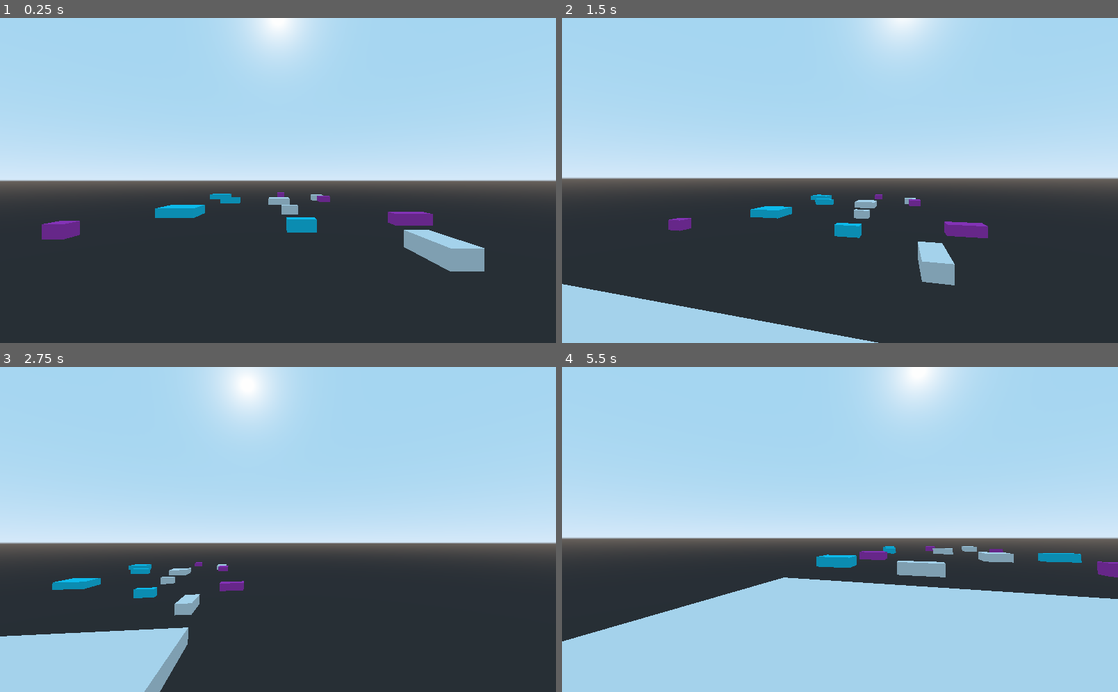
Above: before the commit, frames 1-4 (two rows, left to right).
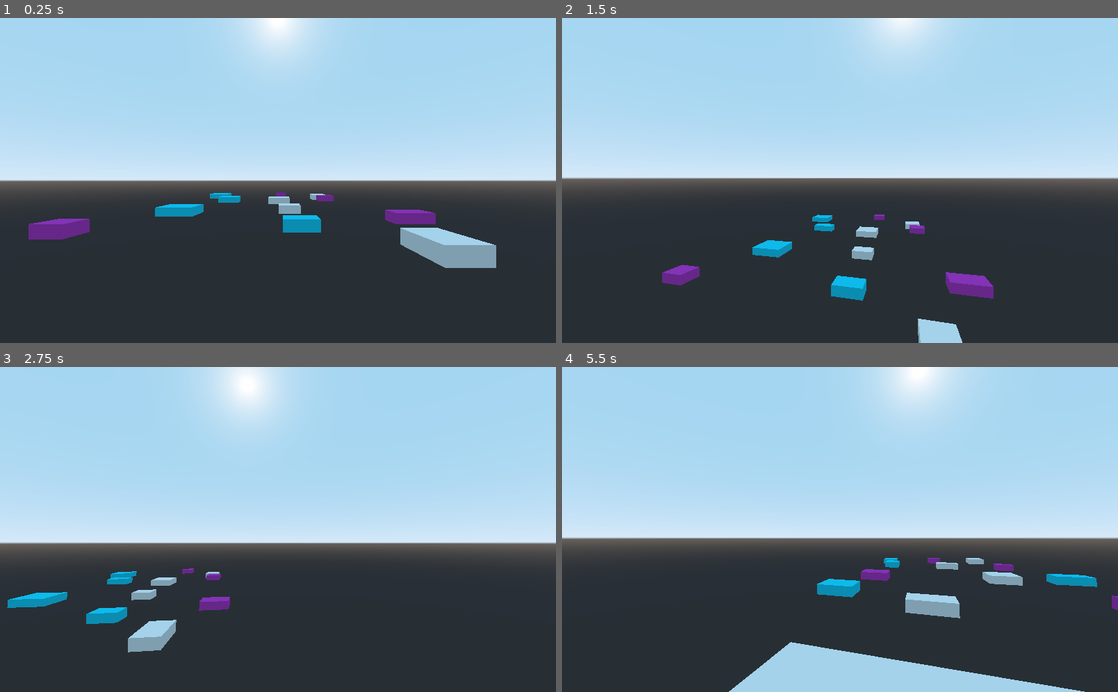
Above: after the commit, the same moments.

Repository: havoczephyr/jump_man
Game: Godot game, scene res://test_world.tscn
The game is run twice, just before and just after one commit, with the same random seed, the same clock (stepped at 60 frames per second) and the same inputs. The project has no main scene, so this scene is started directly.
Inputs (mouse positions are in pixels of both pictures, inside the frame that each line leads up to):
- Up to frame 1 (0.25 s): no input
- Up to frame 2 (1.5 s): move the mouse to (867, 180) at 0.52 s; hold D (move_right) 0.53-1.28 s; tap Space (jump) at 0.6, 0.77, 1.07 s; move the mouse to (812, 180) at 1.27 s; hold S (move_back) from 1.28 s (still down); tap W (move_forw) at 1.35 s
- Up to frame 3 (2.75 s): tap Space (jump) at 1.52, 1.55, 1.82, 2.1 s; move the mouse to (289, 523) at 2.02 s; release S (move_back) at 2.03 s; hold D (move_right) from 2.03 s (still down)
- Up to frame 4 (5.5 s): move the mouse to (834, 536) at 2.77 s; tap W (move_forw) at 2.85, 4.35 s; tap Space (jump) at 3.02, 3.05, 3.32, 3.6, 3.77, 4.07, 4.52, 4.55, 4.82, 5.1 s; move the mouse to (878, 532) at 3.52 s; release D (move_right) at 3.53 s; hold A (move_left) 3.53-5.03 s; tap ` (reload) at 4.15 s; move the mouse to (795, 526) at 4.27 s; move the mouse to (845, 529) at 5.02 s; hold S (move_back) from 5.03 s (still down)

The runs differ from the first frame. In frame 1, 1.3% of the frame differs, in the area x 5-90%, y 53-78%; in frame 2, 9.7%; in frame 3, 8.1%; in frame 4, 27%, in the area x 0-100%, y 55-100%.

Commit message:
audio commit

Diff:
--- /dev/null
+++ b/audio.tscn
@@ -0,0 +1,28 @@
+[gd_scene load_steps=6 format=2]
+
+[ext_resource path="res://audio/walk.wav" type="AudioStream" id=1]
+[ext_resource path="res://audio/jump_land.wav" type="AudioStream" id=2]
+[ext_resource path="res://audio/Hydrocity.wav" type="AudioStream" id=3]
+[ext_resource path="res://audio/jump_up.wav" type="AudioStream" id=4]
+[ext_resource path="res://audio/taking_dmg.wav" type="AudioStream" id=5]
+
+[node name="audio" type="Node"]
+
+[node name="player_audio" type="Node" parent="."]
+
+[node name="au_walk" type="AudioStreamPlayer" parent="player_audio"]
+stream = ExtResource( 1 )
+
+[node name="au_jump_start" type="AudioStreamPlayer" parent="player_audio"]
+stream = ExtResource( 4 )
+
+[node name="au_jump_land" type="AudioStreamPlayer" parent="player_audio"]
+stream = ExtResource( 2 )
+
+[node name="au_death" type="AudioStreamPlayer" parent="player_audio"]
+stream = ExtResource( 5 )
+
+[node name="music_audio" type="Node" parent="."]
+
+[node name="bg_music" type="AudioStreamPlayer" parent="music_audio"]
+stream = ExtResource( 3 )
--- /dev/null
+++ b/default_bus_layout.tres
@@ -0,0 +1,3 @@
+[gd_resource type="AudioBusLayout" format=2]
+
+[resource]
--- a/game_scene.gd
+++ b/game_scene.gd
@@ -9,7 +9,7 @@
 var tile_count = 0
 var write_head = 0
 
-var scale_min = 1
+var scale_min = 2
 var scale_max = 4
 var trans_rad = 6
 
@@ -43,9 +43,9 @@
 	var tile_shuffle = [cyan, magenta, grey]
 	tile_shuffle.shuffle()
 		#set position
-	var tile_set_center = Vector3(0,0,-12 * tile_count)
-	var tile_set_right = Vector3(12,0,-12 * tile_count)
-	var tile_set_left = Vector3(-12,0,-12 * tile_count)
+	var tile_set_center = Vector3(0,0,-12.5 * tile_count)
+	var tile_set_right = Vector3(12.5,0,-12.5 * tile_count)
+	var tile_set_left = Vector3(-12.5,0,-12.5 * tile_count)
 	var position_arr = [tile_set_center, tile_set_right, tile_set_left]
 	for i in range(0, tile_shuffle.size()):
 		tile_shuffle[i].translation = get_random_offset(position_arr[i])
--- a/jump_man.gd
+++ b/jump_man.gd
@@ -7,7 +7,7 @@
 export(float) var top_speed = 15
 export(float) var accel = 65
 export(float) var grav = 32
-export(float) var jump_power = 12
+export(float) var jump_power = 18
 export(float) var air_multi = 0.2
 var air_jump = true
 
--- /dev/null
+++ b/manager.gd
@@ -0,0 +1,30 @@
+extends Node
+
+const AUDIO_SCENE = preload ("res://audio.tscn")
+
+var music_node
+
+func _ready():
+	_create_music_node()
+
+func load_title():
+	pass
+	#placeholder: will be used to load the title scene
+
+func load_game():
+	pass
+	#placeholder: will be used to load the game scene
+func _create_music_node():
+	music_node = AUDIO_SCENE.instance()
+	_couple_music_node()
+
+func _couple_music_node():
+	get_tree().get_root().call_deferred("add child", music_node)
+
+func _decouple_music_node():
+	get_tree().get_root().remove_child(music_node)
+
+func _switch_scene(next_scene):
+	_decouple_music_node()
+	get_tree().change_scene_to(next_scene)
+	_couple_music_node()
Not shown, added: audio/Hydrocity.wav.import
Not shown, added: audio/jump_land.wav.import
Not shown, added: audio/jump_up.wav.import
Not shown, added: audio/taking_dmg.wav.import
Not shown, added: audio/walk.wav.import
Not shown, added: audio/Hydrocity.wav
Not shown, added: audio/jump_land.wav
Not shown, added: audio/jump_up.wav
Not shown, added: audio/taking_dmg.wav
Not shown, added: audio/walk.wav
